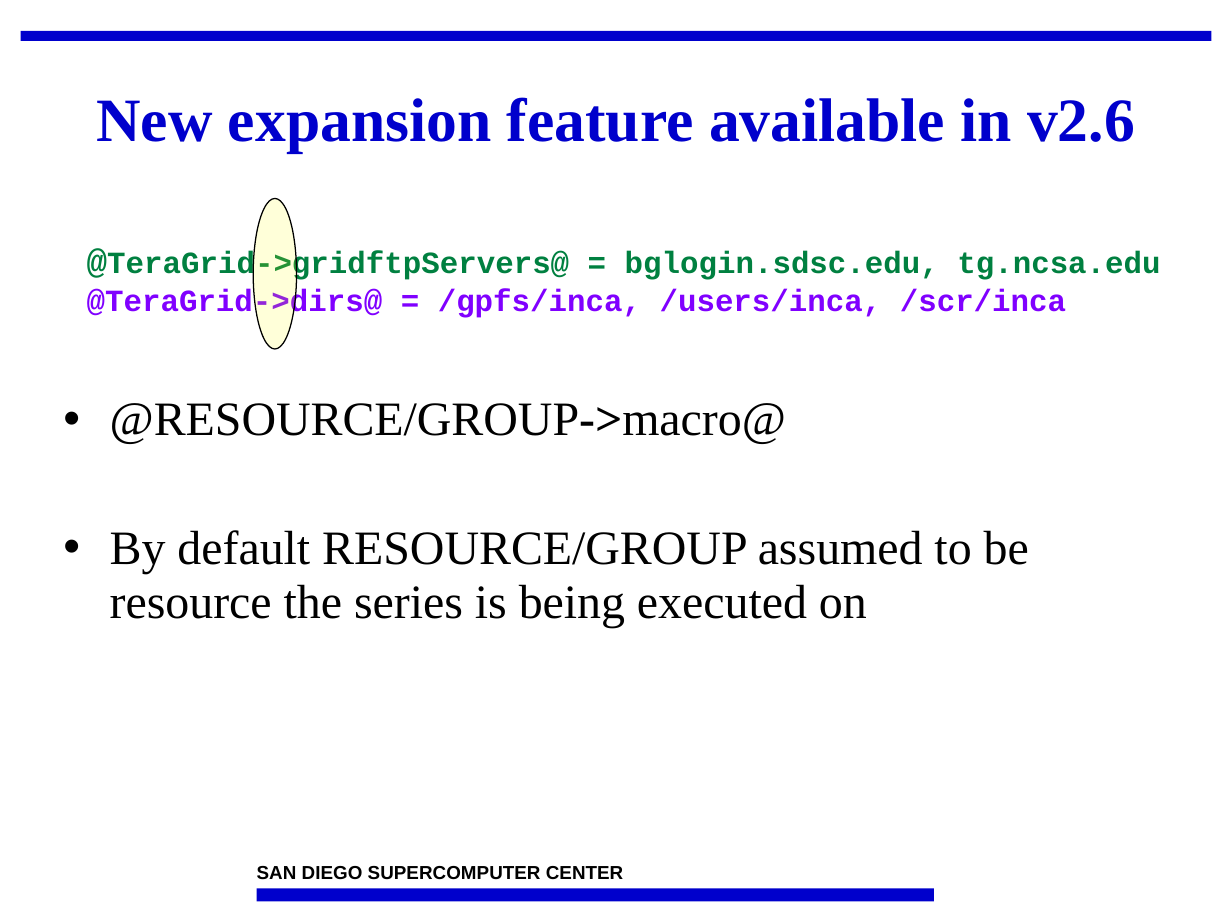
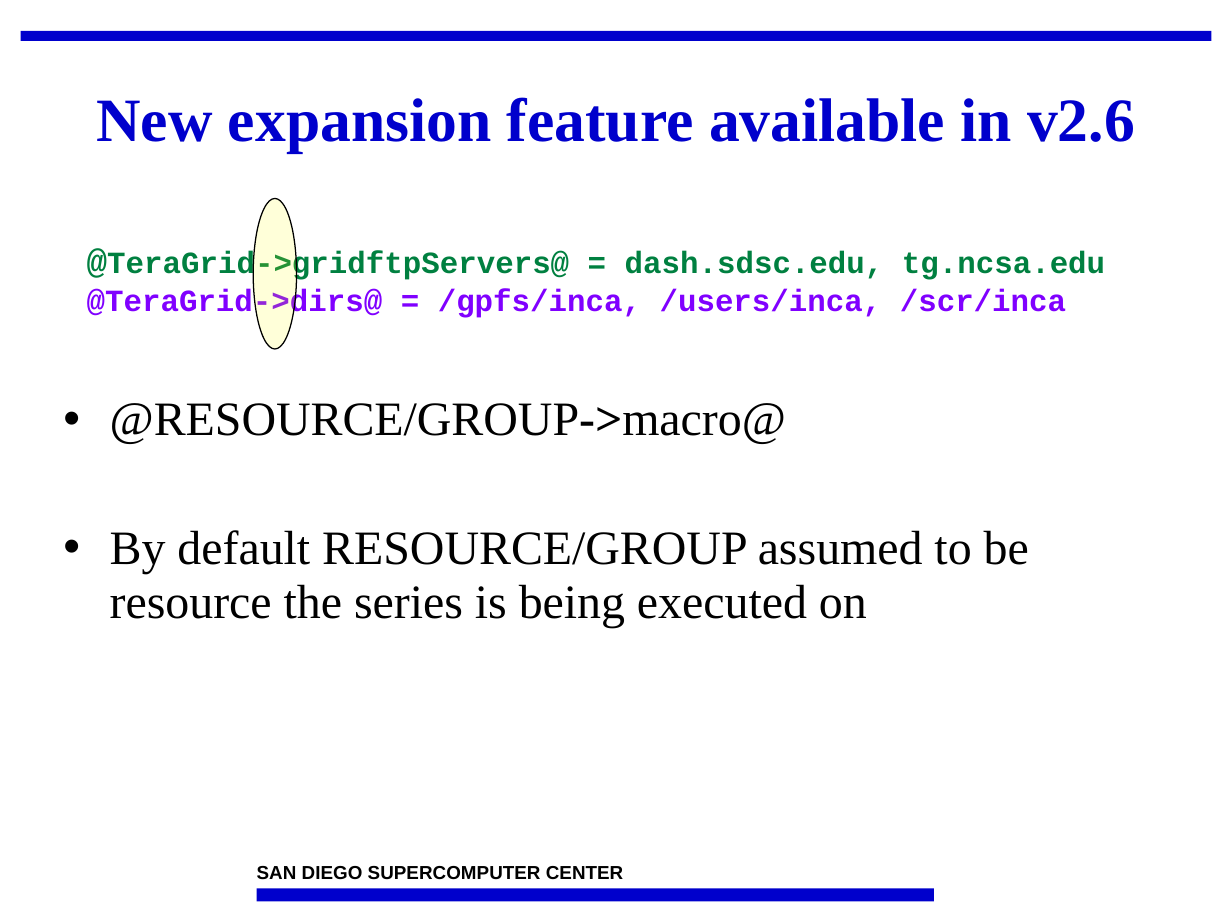
Before and after one commit to IncaProject/inca-xsede, a slide deck: slide 18 of talks/2010/2010workshop/control.pptx. Drawn at 1232x924 pixels with LibreOffice and Linux fonts; fonts in the diff are those of the drawing; background and template pictures are left out. Boxes give left, top, right and bottom in pixels: in the first picture for what was removed or moved away, otherwise in the second. Text is boxed around its words. In the diff, an @@ line names an element or a change of style, - is before the commit and + after.

```diff
--- a/talks/2010/2010workshop/control.pptx
+++ b/talks/2010/2010workshop/control.pptx
@@ text at [107, 251, 1105, 282]: text changed @@
-@TeraGrid->gridftpServers@ = bglogin.sdsc.edu, tg.ncsa.edu
+@TeraGrid->gridftpServers@ = dash.sdsc.edu, tg.ncsa.edu
```
Also in this commit, not shown: 9 other slides changed.
